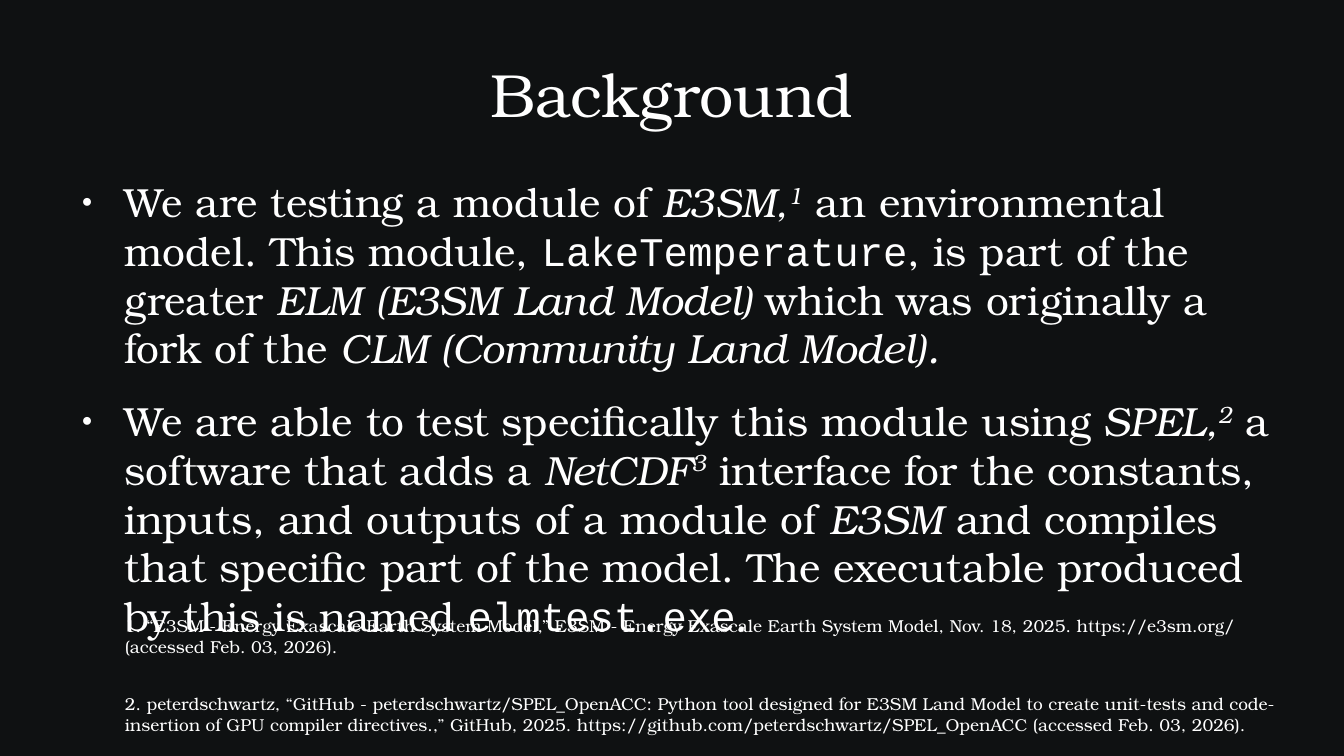
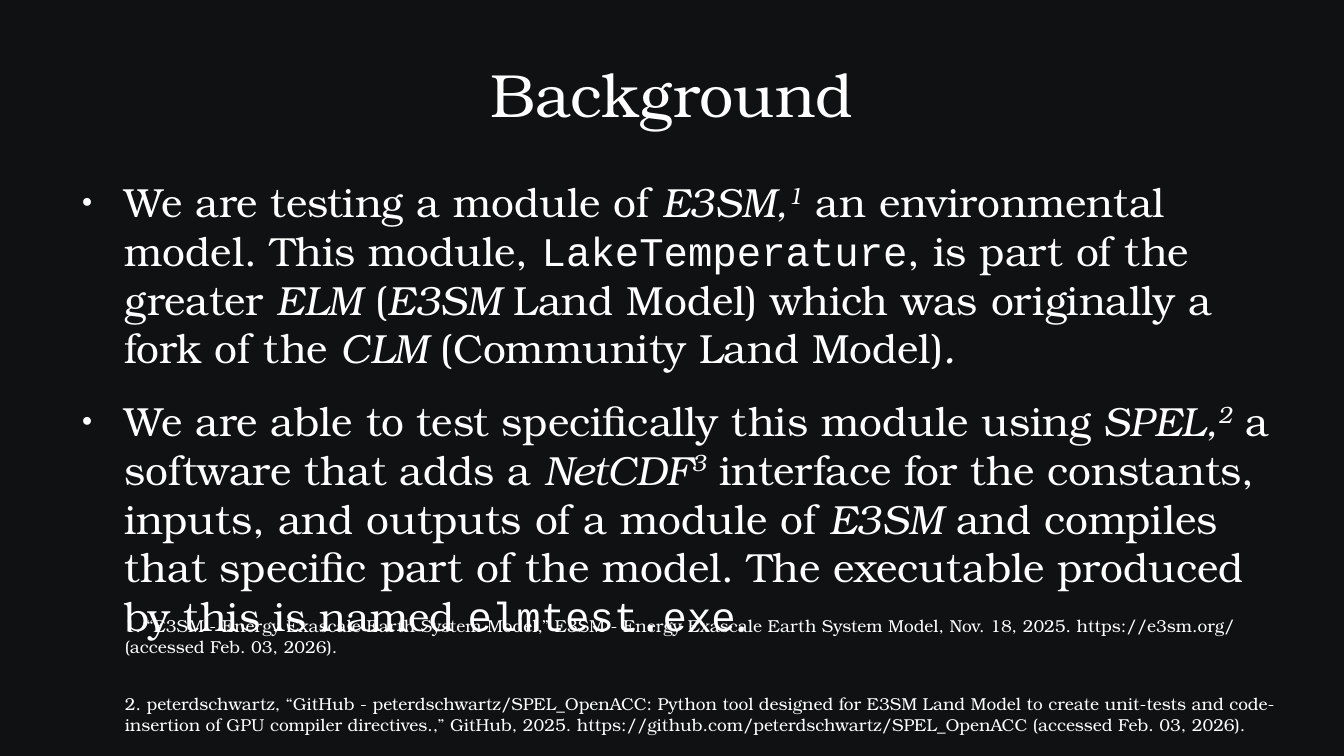
Before and after one commit to SamAllen06/lake_temp_work, a slide deck: slide 2 of documentation/for_collaborators/TestingSoftwareOverview.odp. Drawn at 1344x756 pixels with LibreOffice and Linux fonts; fonts in the diff are those of the drawing. Boxes give left, top, right and bottom in pixels: in the first picture for what was removed or moved away, otherwise in the second. Text is boxed around its words. In the diff, an @@ line names an element or a change of style, - is before the commit and + after.

```diff
--- a/documentation/for_collaborators/TestingSoftwareOverview.odp
+++ b/documentation/for_collaborators/TestingSoftwareOverview.odp
@@ text at bbox=[125, 187, 1213, 373]: italic off in "(E3SM Land Model) (Community Land Model)." @@
```
Also in this commit, not shown: 2 other slides changed.
